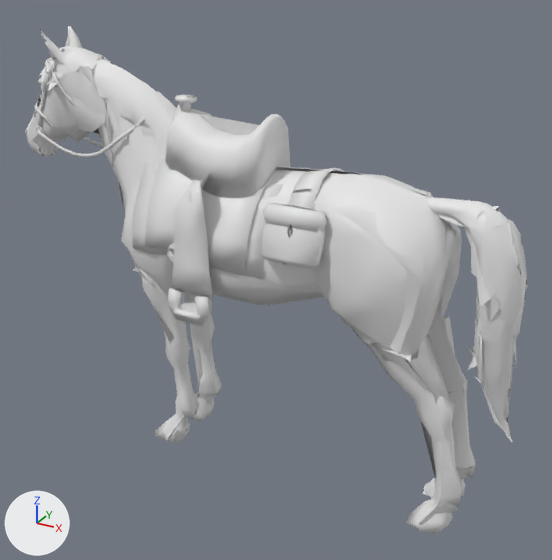
One commit to the glTF model assets/creatures/horse/horse.glb: the scene before it, then after it.
Camera for both pictures: a camera (50 mm lens) standing at (1.41, -2.86, 2.41) and looking at (-0.19, 0.05, 0.96). The lights are fixed; the arrows at lower left show +X, +Y and +Z. The picture after the commit comes second. Vertices at exactly the same position are counted once.

Objects in the first picture: 'blanket', 'coat', 'coat_lod', 'reins', 'saddle', 'saddlebags', 'tack_lod' and 1 more.
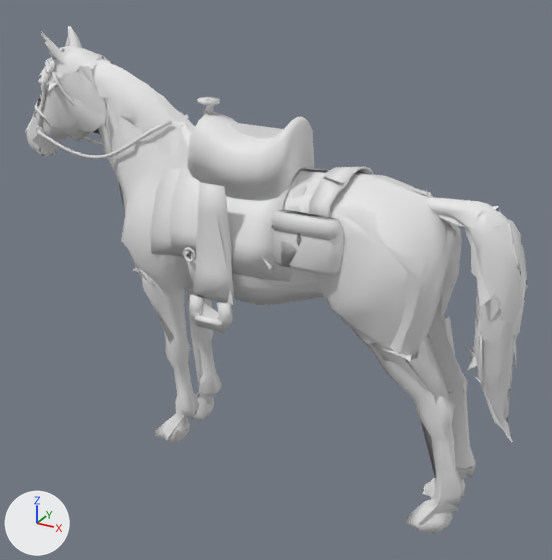
Commit message: Horse: the tack slid back 12 cm (Sean: the saddle too close to his head)

Patch to the scene script:
```diff
--- a/assets/creatures/horse/horse.glb.py
+++ b/assets/creatures/horse/horse.glb.py
@@ me_blanket @@
-me_blanket.from_pydata(...)  # 154 vertices, 304 faces; spans x -0.787..-0.08, y -0.281..0.281, z 1.111..1.8
+me_blanket.from_pydata(...)  # 154 vertices, 304 faces; spans x -0.666..0.042, y -0.281..0.281, z 1.112..1.717
+# me_blanket part 1: 154 of 154 vertices moved; they spanned x -0.787..-0.08, y -0.281..0.281, z 1.111..1.8 and now span x -0.666..0.042, y -0.281..0.281, z 1.112..1.717; mean shift (0.12, 0.0, -0.004)
@@ me_reins @@
-me_reins.from_pydata(...)  # 132 vertices, 252 faces; spans x -1.486..-0.743, y -0.131..0.129, z 1.461..1.696
+me_reins.from_pydata(...)  # 132 vertices, 252 faces; spans x -1.485..-0.623, y -0.139..0.14, z 1.461..1.691
+# me_reins part 2: 56 of 132 vertices moved; they spanned x -1.436..-0.778, y -0.131..-0.083, z 1.461..1.696 and now span x -1.427..-0.658, y -0.139..-0.063, z 1.461..1.69; mean shift (0.062, -0.002, -0.001); largest move (-0.79, -0.11, 1.695) -> (-0.667, -0.067, 1.69)
+# other edits to the shape of me_reins do not show in these pictures
@@ me_saddle @@
-me_saddle.from_pydata(...)  # 524 vertices, 1008 faces; spans x -0.688..-0.15, y -0.364..0.363, z 0.851..1.79
+me_saddle.from_pydata(...)  # 524 vertices, 1008 faces; spans x -0.562..-0.026, y -0.371..0.371, z 0.851..1.79
+# me_saddle part 3: the loose piece of 40 vertices spanning x -0.673..-0.572, y -0.05..0.05, z 1.689..1.79 is moved by (0.12, 0.0, 0.0)
+# me_saddle part 4: the loose piece of 24 vertices spanning x -0.532..-0.312, y -0.344..-0.324, z 0.851..0.994 is moved by (0.12, -0.007, 0.0)
+# me_saddle part 5: the loose piece of 8 vertices spanning x -0.487..-0.357, y -0.364..-0.284, z 0.885..0.905 is moved by (0.12, -0.007, 0.0)
+# me_saddle part 6: the loose piece of 32 vertices spanning x -0.569..-0.497, y -0.276..-0.264, z 1.115..1.187 is moved by (0.094, -0.018, 0.007)
+# me_saddle part 7: 356 of 524 vertices moved; they spanned x -0.688..-0.15, y -0.312..0.311, z 0.853..1.755 and now span x -0.562..-0.026, y -0.319..0.319, z 0.855..1.75; mean shift (0.12, 0.0, -0.008); largest move (-0.482, 0.108, 1.5) -> (-0.362, 0.3, 1.5)
+# other edits to the shape of me_saddle do not show in these pictures
@@ me_saddlebags @@
-me_saddlebags.from_pydata(...)  # 245 vertices, 438 faces; spans x -0.086..0.204, y -0.323..0.325, z 1.205..1.548
+me_saddlebags.from_pydata(...)  # 238 vertices, 421 faces; spans x -0.017..0.287, y -0.312..0.313, z 1.196..1.569
+# me_saddlebags part 8: the loose piece of 51 vertices spanning x -0.084..0.196, y 0.182..0.325, z 1.206..1.429 is multiplied about its middle by the matrix ((1.0, -0.655, -0.216), (0.0, -0.831, -0.201), (0.0, -0.256, 0.966)), then moved by (0.082, -0.52, -0.011)
+# me_saddlebags part 9: a new loose piece of 52 vertices spanning x 0.09..0.228, y -0.253..0.248, z 1.368..1.569
+# me_saddlebags part 10: a new loose piece of 33 vertices spanning x -0.017..0.273, y -0.307..-0.248, z 1.347..1.437
+# me_saddlebags part 11: 176 vertices removed from x -0.086..0.204, y -0.323..0.287, z 1.205..1.548; 18 vertices added at x 0.099..0.123, y -0.311..0.311, z 1.309..1.37
+# other edits to the shape of me_saddlebags do not show in these pictures
@@ me_tack_lod @@
-me_tack_lod.from_pydata(...)  # 161 vertices, 226 faces; spans x -0.741..0.222, y -0.364..0.363, z 0.849..1.79
+me_tack_lod.from_pydata(...)  # 154 vertices, 221 faces; spans x -0.61..0.309, y -0.371..0.371, z 0.861..1.79
+# me_tack_lod part 12: the loose piece of 3 vertices spanning x -0.498..-0.328, y -0.334, z 0.868..0.961 is moved by (0.12, 0.674, 0.0)
+# me_tack_lod part 13: the loose piece of 3 vertices spanning x -0.659..-0.156, y -0.028..0.012, z 1.535..1.718 is rebuilt with 3 vertices and now spans x -0.55..-0.055, y -0.007..0.012, z 1.539..1.694
+# me_tack_lod part 14: 43 vertices removed from x -0.532..0.193, y -0.304..0.312, z 0.981..1.455; 93 vertices added at x -0.61..0.27, y -0.344..0.371, z 0.861..1.566
+# other edits to the shape of me_tack_lod do not show in these pictures
```

Changed parts and their boxes (x1, y1, x2, y2) in the pictures (552 x 560 px; the box of a moved part takes in the faces that stretch with it):
'saddle', reshaped
    before: (145, 95, 290, 326)
    after: (169, 97, 314, 333)
'saddlebags', reshaped
    before: (261, 168, 343, 268)
    after: (271, 167, 373, 275)
'blanket', reshaped (mostly hidden)
    before: (132, 91, 284, 279)
    after: (150, 112, 314, 282)
'tack_lod', reshaped
    before: (168, 95, 320, 323)
    after: (183, 98, 343, 318)
'reins', reshaped
    before: (37, 118, 145, 158)
    after: (37, 114, 189, 159)
part 2 of me_reins, moved or reshaped
    before: (40, 118, 145, 158)
    after: (40, 120, 172, 159)
part 3 of me_saddle, moved or reshaped
    before: (175, 95, 197, 112)
    after: (197, 97, 220, 116)
part 4 of me_saddle, moved or reshaped
    before: (168, 288, 211, 326)
    after: (189, 294, 233, 333)
part 5 of me_saddle, moved or reshaped
    before: (174, 309, 200, 321)
    after: (195, 315, 222, 328)
part 6 of me_saddle, moved or reshaped
    before: (168, 244, 174, 258)
    after: (183, 247, 196, 262)
part 7 of me_saddle, moved or reshaped
    before: (145, 103, 290, 299)
    after: (170, 112, 314, 305)
part 8 of me_saddlebags, moved or reshaped (not visible before)
    after: (273, 226, 344, 275)
part 9 of me_saddlebags, added
    after: (309, 167, 373, 217)
part 10 of me_saddlebags, added
    after: (271, 210, 342, 240)
part 11 of me_saddlebags, reshaped
    before: (261, 168, 343, 268)
    after: (296, 233, 301, 246)
part 12 of me_tack_lod, moved or reshaped (not visible afterwards)
    before: (180, 303, 207, 323)
part 13 of me_tack_lod, rebuilt
    before: (199, 114, 260, 135)
    after: (228, 122, 284, 138)
part 14 of me_tack_lod, built on (mostly hidden before)
    before: (188, 190, 287, 265)
    after: (183, 176, 343, 318)
